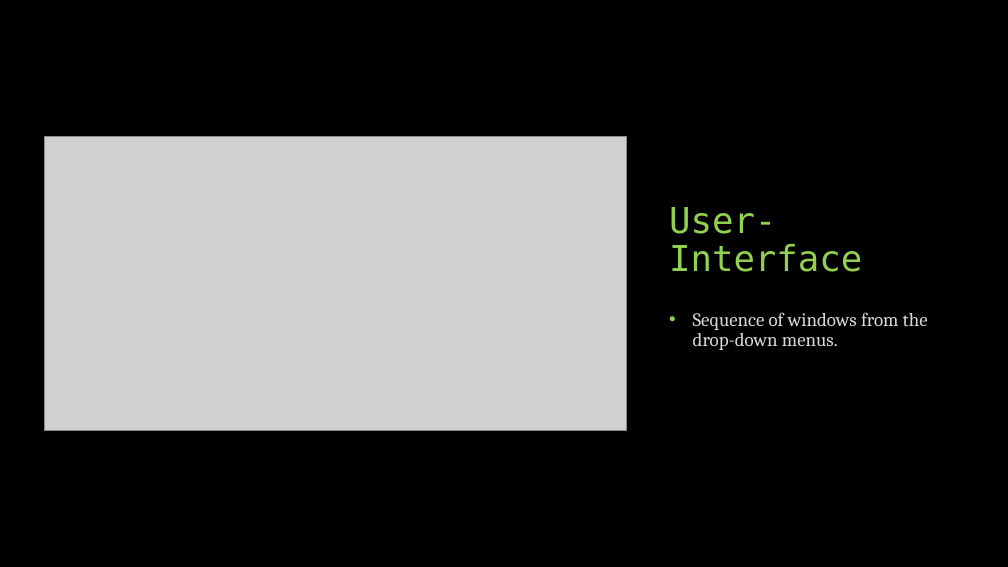
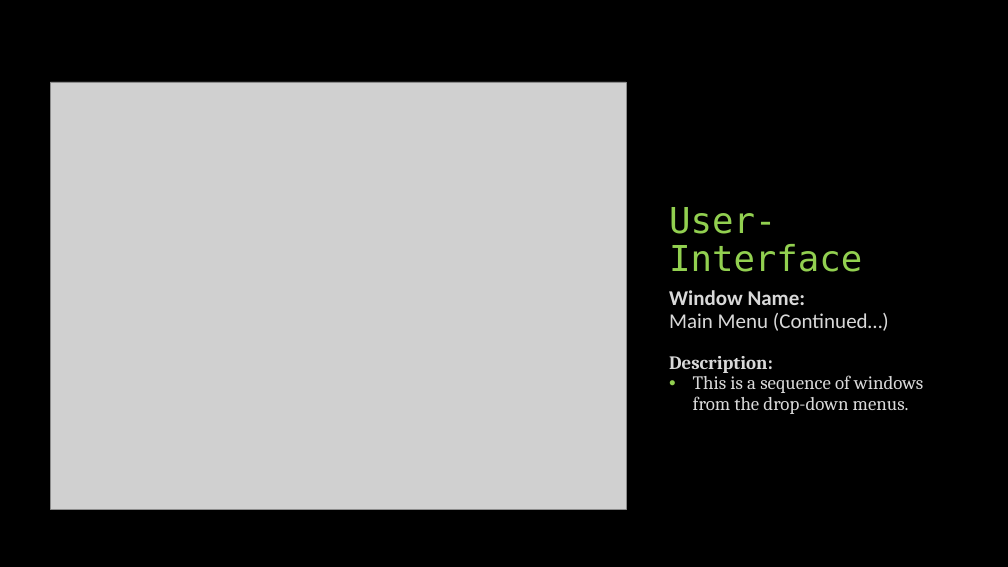
Before and after one commit to CS341-Group-2/sprint-1-presentation, a slide deck: slide 13 of Group 2 Introductory Presentation.pptx. Drawn at 1008x567 pixels with LibreOffice and Linux fonts; fonts in the diff are those of the drawing; grey boxes stand for pictures. Boxes give left, top, right and bottom in pixels: in the first picture for what was removed or moved away, otherwise in the second. Text is boxed around its words. In the diff, an @@ line names an element or a change of style, - is before the commit and + after.

Commit message:
UI Section Changes
Cleaned up a few of the UI menus. Made changes to the script list according to what he wanted.

```diff
--- a/Group 2 Introductory Presentation.pptx
+++ b/Group 2 Introductory Presentation.pptx
@@ picture: place and size @@
-picture at (44, 137, 627, 431)
+picture at (51, 82, 626, 510)
@@ text at (669, 290, 923, 414): text changed @@
-• Sequence of windows from the drop-down menus.
+Window Name:
+Main Menu (Continued…)
+Description:
+• This is a sequence of windows from the drop-down menus.
```
Also in this commit, not shown: 4 other slides changed, 1 slide added.
